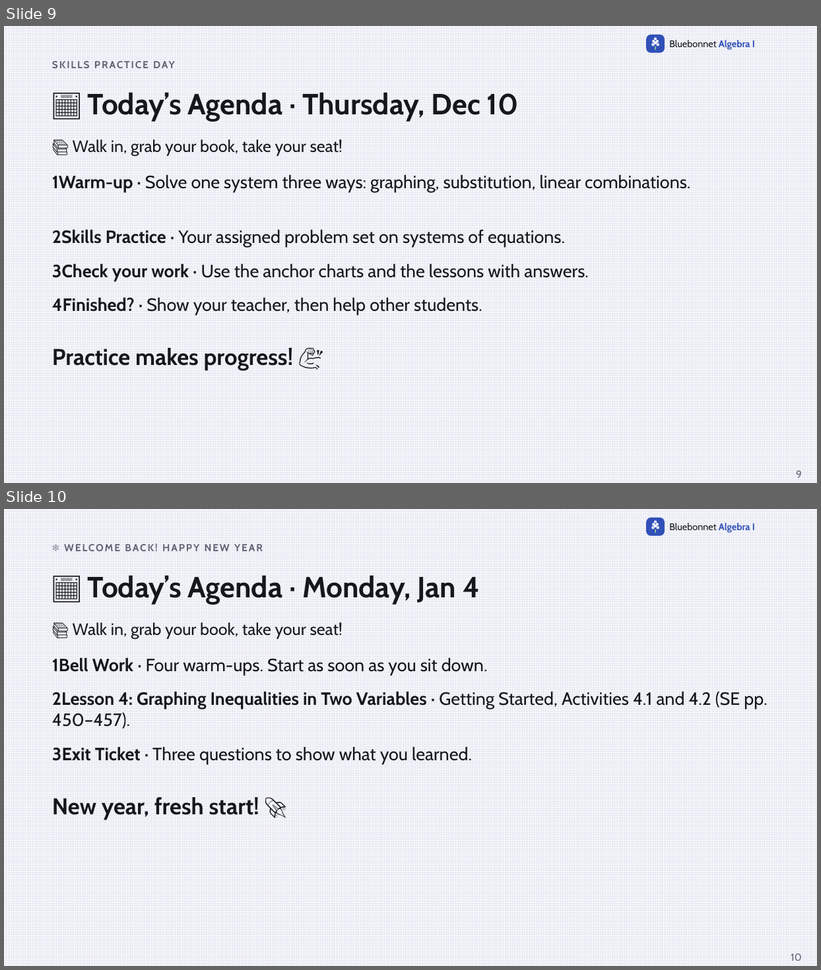
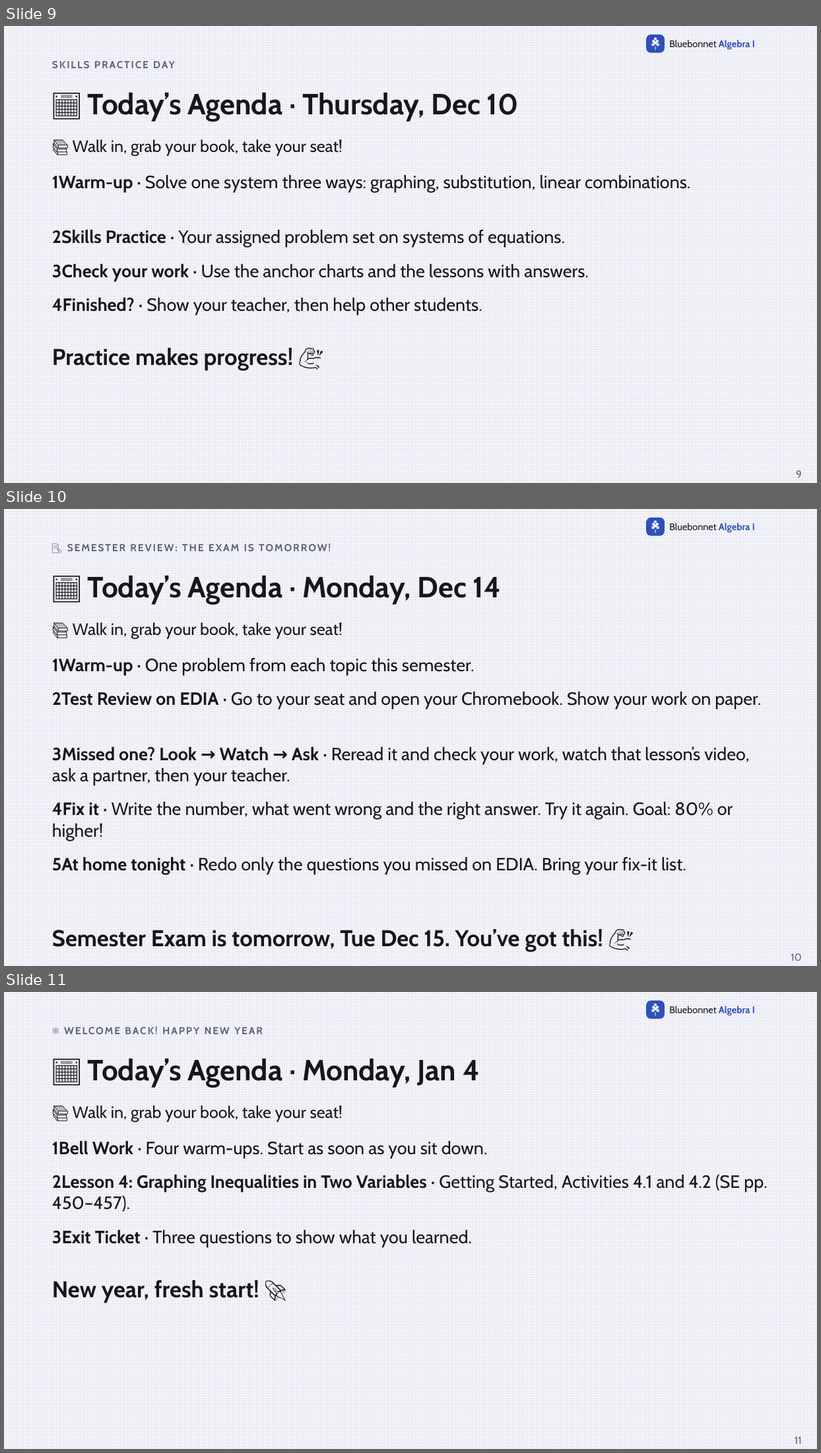
Before and after one commit to Apolloat2022/Algebra1M2U1L4, a slide deck: Module 3 topic 2/m3t2-agendas.pptx. Shown one above the other, each under a label of ours: slides 9 and 10 before the commit, slides 9, 10 and 11 after it. The pictures are 821x970 and 821x1453 pixels, drawn with LibreOffice and Linux fonts; fonts in the diff are those of the drawing. Boxes give left, top, right and bottom in pixels: in the first picture for what was removed or moved away, otherwise in the second. Text is boxed around its words. In the diff, an @@ line names an element or a change of style, - is before the commit and + after.

```diff
--- a/Module 3 topic 2/m3t2-agendas.pptx
+++ b/Module 3 topic 2/m3t2-agendas.pptx
@@ slide 10 added at (4, 509, 817, 966), background pattern #E6E8F2 on #F7F7FB; not listed: 9 template elements that a slide beside it also shows @@
@@ text added at (67, 543, 331, 551), 12 pt, text #5F6272, bold @@
+📝 SEMESTER REVIEW: THE EXAM IS TOMORROW!
@@ text added at (88, 575, 501, 605), 34.5 pt, text #16171D, bold @@
+📅 Today’s Agenda · Monday, Dec 14
@@ text added at (73, 623, 343, 638), 19.5 pt, text #16171D @@
+📚 Walk in, grab your book, take your seat!
@@ text added at (52, 657, 475, 675), 21 pt, text #16171D @@
+1Warm-up · One problem from each topic this semester.
@@ text added at (52, 691, 761, 709), 21 pt, text #16171D @@
+2Test Review on EDIA · Go to your seat and open your Chromebook. Show your work on paper.
@@ text added at (52, 747, 749, 786), 21 pt, text #16171D @@
+3Missed one? Look → Watch → Ask · Reread it and check your work, watch that lesson’s video, ask a partner, then your teacher.
@@ text added at (52, 801, 733, 841), 21 pt, text #16171D @@
+4Fix it · Write the number, what went wrong and the right answer. Try it again. Goal: 80% or higher!
@@ text added at (52, 857, 686, 875), 21 pt, text #16171D @@
+5At home tonight · Redo only the questions you missed on EDIA. Bring your fix-it list.
@@ text added at (52, 929, 604, 952), 27 pt, text #16171D, bold @@
+Semester Exam is tomorrow, Tue Dec 15. You’ve got this! 💪
@@ page number added at (791, 954, 801, 961), 12 pt, text #5F6272 @@
+10
@@ what was slide 10 is now slide 11 @@
@@ page number at (795, 1437, 802, 1444): text changed @@
-10
+11
```
Also in this commit, not shown: 2 slides changed, 8 other files.
